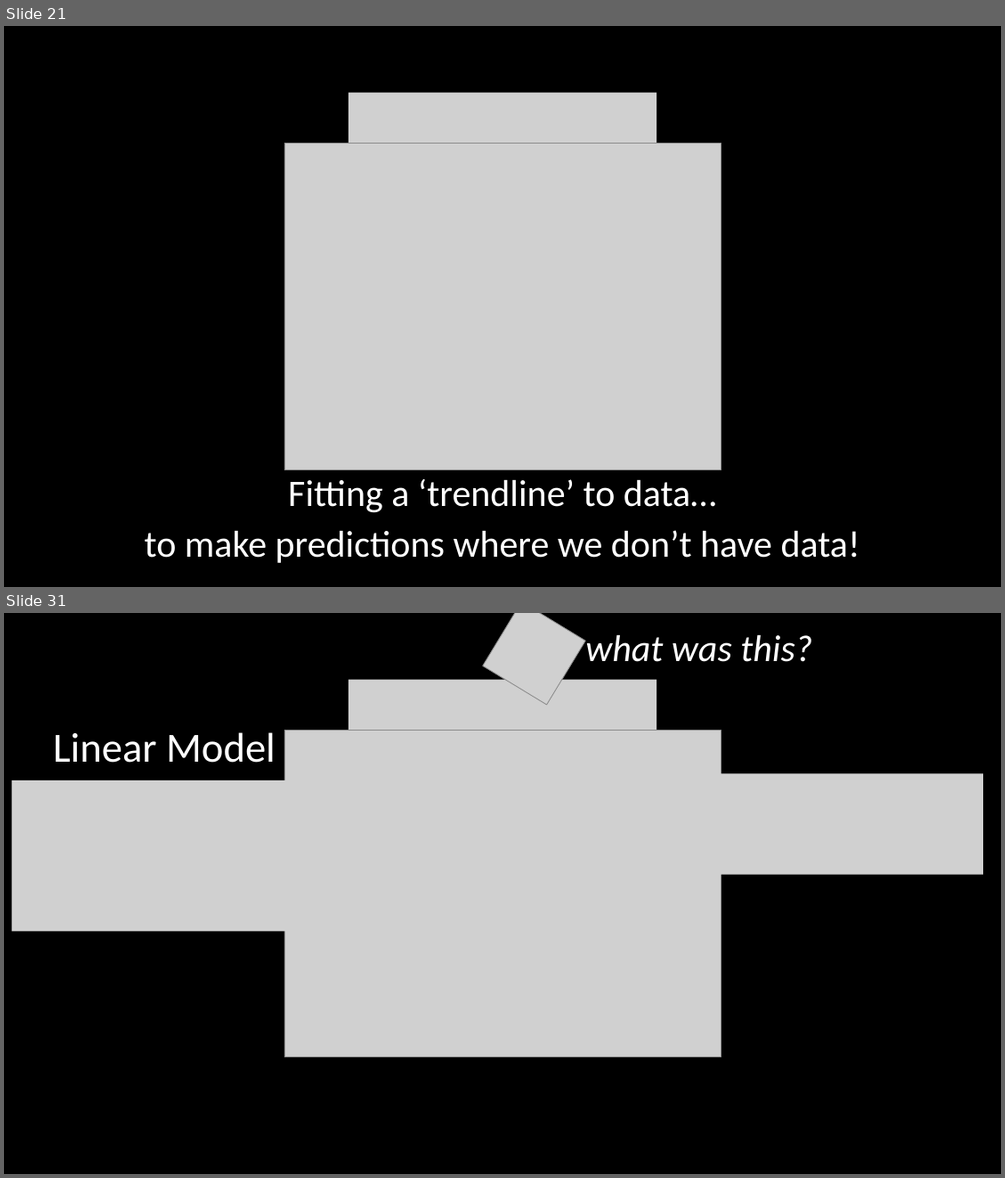
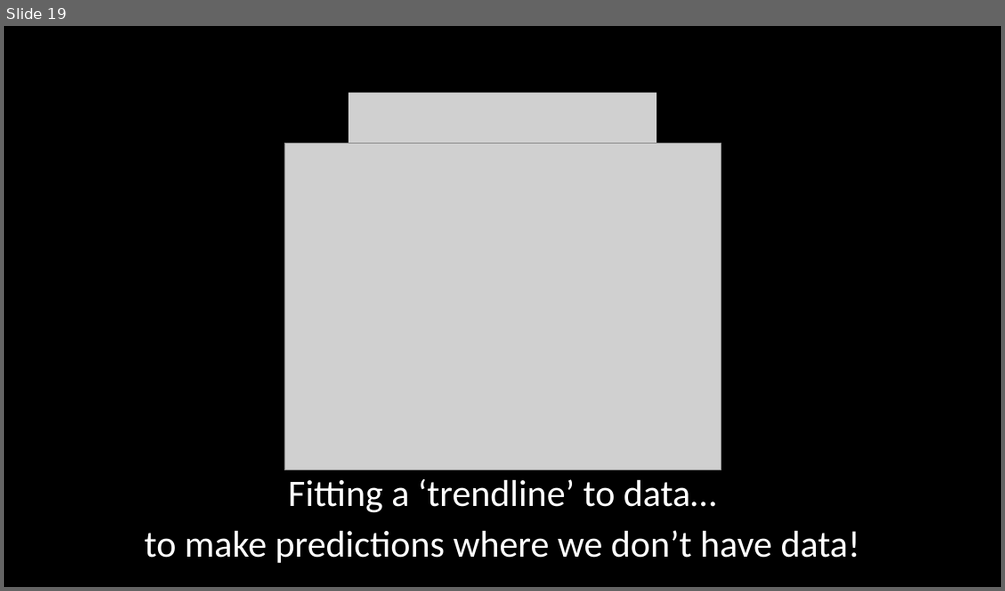
Before and after one commit to PhilParisi/gpr_ms_thesis, a slide deck: presentations/28March2023_committee.pptx. Shown one above the other, each under a label of ours: slides 21 and 31 before the commit, slide 19 after it; the slides between them are not shown. The pictures are 1005x1178 and 1005x591 pixels, drawn with LibreOffice and Linux fonts; fonts in the diff are those of the drawing; grey boxes stand for pictures. Boxes give left, top, right and bottom in pixels: in the first picture for what was removed or moved away, otherwise in the second. Text is boxed around its words. In the diff, an @@ line names an element or a change of style, - is before the commit and + after.

```diff
--- a/presentations/28March2023_committee.pptx
+++ b/presentations/28March2023_committee.pptx
@@ slide 31 removed at box(4, 613, 1001, 1174), background #000000 @@
@@ picture removed at box(483, 613, 585, 705) @@
@@ subtitle removed at box(585, 635, 812, 662) @@
-what was this?
@@ picture removed at box(348, 680, 656, 780) @@
@@ text removed at box(53, 732, 275, 763) @@
-Linear Model
@@ picture removed at box(284, 730, 720, 1057) @@
@@ picture removed at box(11, 780, 306, 932) @@
@@ picture removed at box(689, 774, 983, 875) @@
@@ what was slide 21 is now slide 19 @@
```
Also in this commit, not shown: 4 slides changed, 1 slide added, 30 other slides removed, 1 other file.
